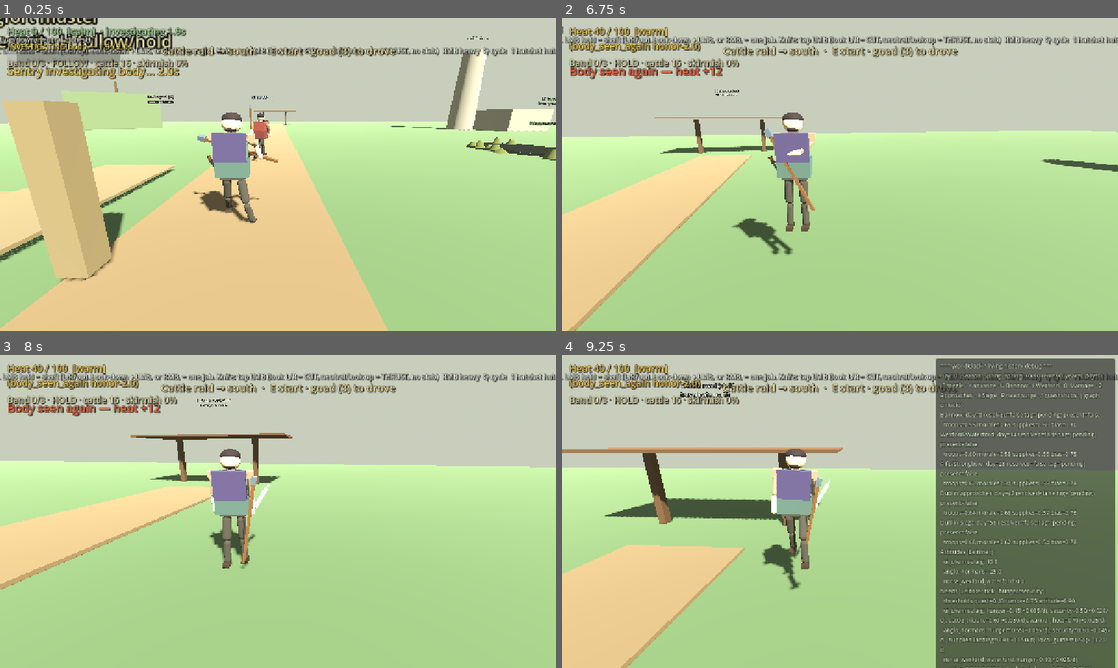
Above: before the commit, frames 1-4 (two rows, left to right).
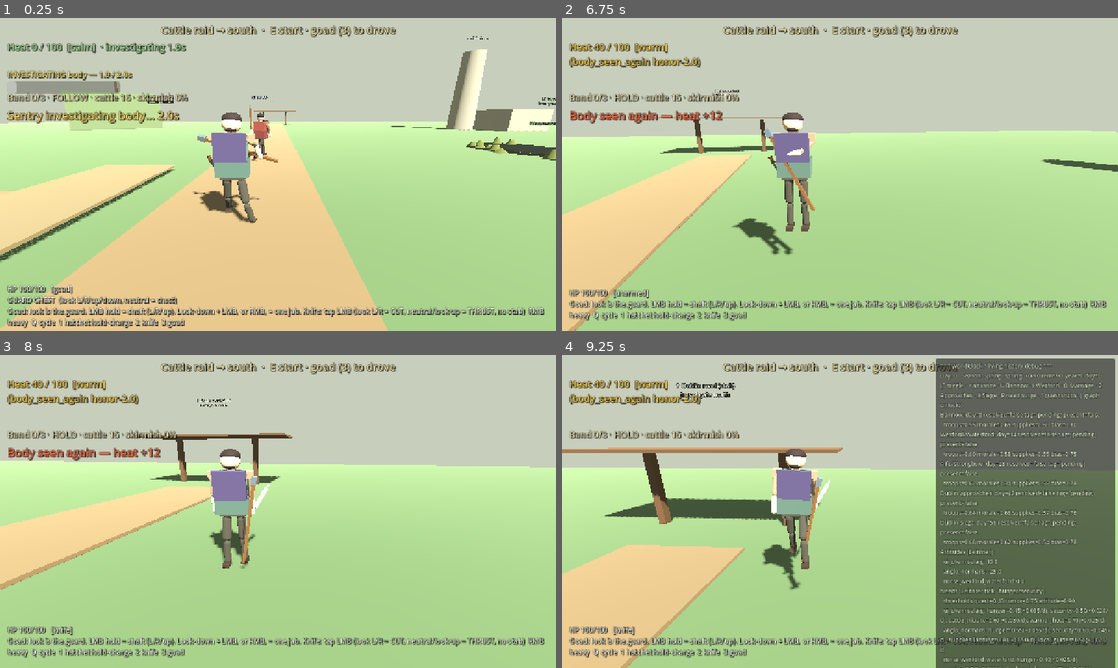
Above: after the commit, the same moments.

Repository: fortins4/devPlayground
Game: Godot game, scene res://scenes/main/main.tscn
The game is run twice, just before and just after one commit, with the same random seed, the same clock (stepped at 60 frames per second) and the same inputs.
Inputs (mouse positions are in pixels of both pictures, inside the frame that each line leads up to):
- Up to frame 1 (0.25 s): no input
- Up to frame 2 (6.75 s): tap Enter at 0.5 s; move the mouse to (867, 174) at 0.52 s; hold Right mouse button (attack_heavy) 0.53-1.28 s; hold W (move_forward) 0.53-5.78 s; click (867, 174) at 0.67 s; tap Space (jump) at 0.77, 1.52, 3.02, 3.77, 4.52, 6.02 s; move the mouse to (812, 174) at 1.27 s; click (812, 174) at 1.35 s; move the mouse to (851, 168) at 2.02 s; hold H (band_toggle) 2.03-2.78 s; move the mouse to (834, 180) at 2.77 s; tap Ctrl (crouch) at 2.85 s; click (834, 180) at 2.92 s; move the mouse to (878, 177) at 3.52 s; hold Q (cycle_weapon) 3.53-4.28 s; move the mouse to (795, 171) at 4.27 s; tap E (interact) at 4.35 s; move the mouse to (845, 174) at 5.02 s; hold Shift (sprint) 5.03-5.78 s; click (845, 174) at 5.17 s; move the mouse to (817, 168) at 5.77 s; hold D (move_right) 5.78-6.53 s; tap 3 (weapon_goad) at 5.85 s; move the mouse to (867, 174) at 6.52 s; hold W (move_forward) from 6.53 s (still down); hold 1 (weapon_hatchet) from 6.53 s (still down)
- Up to frame 3 (8 s): keep holding W (move_forward); tap Space (jump) at 6.77, 7.52 s; move the mouse to (250, 511) at 7.27 s; release 1 (weapon_hatchet) at 7.28 s; tap 2 (weapon_knife) at 7.35 s; click (250, 511) at 7.42 s
- Up to frame 4 (9.25 s): move the mouse to (851, 505) at 8.02 s; tap R at 8.1 s; move the mouse to (834, 517) at 8.77 s; release W (move_forward) at 8.78 s; hold A (move_left) from 8.78 s (still down); tap T at 8.85 s; tap Space (jump) at 9.02 s

The runs differ from the first frame. In frame 1, 18% of the frame differs, in the area x 0-100%, y 0-100%; in frame 2, 9.1%; in frame 3, 9.1%; in frame 4, 7.0%.

Commit message:
Main HUD layout: stack the top-left HUD, controls to the bottom, raid hint clear of heat
Layout only; wording and the 596942b legibility styling are unchanged.

- CattleRaidHUD RaidLabel: top strip y 8-44 (was 56-92) so it no longer sits on the heat
  label's second line.
- HeatTracker left column: HeatLabel (16,50) [two lines -> 115], InvestigateProgressLabel
  (16,116), InvestigateProgressBar (16,146), HeatBanner (16,204). CanvasLayer back to 20:
  the raid hint and heat column no longer share a row, so the 20->11 workaround is gone.
- BandHUD BandLabel: y 168-200 (was 88-120), between the investigate bar and the banner.
- RaidAlertLabel: top-right, right-aligned, offsets (-640,50)-(-16,84) (was top-wide 88-122).
- Bog Breath bar: top-right (-356,92)-(-16,146) (was centre-top 70-124), clear of the heat column.
- CombatHUD: anchored bottom-wide (offset_top -100, grows up, margins 16/0/16/10) with
  autowrap, like the opening HUD's controls line. It used to sit at the top, overflowing
  both screen edges and covering the heat / raid rows.
- RingfortSign Label3D + its Signpost: PathToRingfort local x 8.5 -> -4.0 (world about -1.5 -> -14),
  still on the path to the ringfort. At the spawn camera that world sign filled the top-left
  behind the HUD stack.

Diff:
--- a/scenes/main/main.tscn
+++ b/scenes/main/main.tscn
@@ -239,12 +239,12 @@
 surface_material_override/0 = SubResource("Mat_path")
 
 [node name="Signpost" type="MeshInstance3D" parent="PathToRingfort"]
-transform = Transform3D(1, 0, 0, 0, 1, 0, 0, 0, 1, 8.5, 0.9, 1.2)
+transform = Transform3D(1, 0, 0, 0, 1, 0, 0, 0, 1, -4.0, 0.9, 1.2)
 mesh = SubResource("BoxMesh_sign")
 surface_material_override/0 = SubResource("Mat_path")
 
 [node name="RingfortSign" type="Label3D" parent="PathToRingfort"]
-transform = Transform3D(1, 0, 0, 0, 1, 0, 0, 0, 1, 8.5, 2.4, 1.2)
+transform = Transform3D(1, 0, 0, 0, 1, 0, 0, 0, 1, -4.0, 2.4, 1.2)
 text = "← Ringfort muster
 Walk west · E recruit · H follow/hold"
 billboard = 1
--- a/scenes/ui/band_hud.tscn
+++ b/scenes/ui/band_hud.tscn
@@ -18,9 +18,9 @@
 [node name="BandLabel" type="Label" parent="Root"]
 layout_mode = 0
 offset_left = 16.0
-offset_top = 88.0
+offset_top = 168.0
 offset_right = 520.0
-offset_bottom = 120.0
+offset_bottom = 200.0
 theme_override_colors/font_color = Color(0.9, 0.85, 0.65, 1)
 theme_override_colors/font_outline_color = Color(0.05, 0.05, 0.04, 0.9)
 theme_override_colors/font_shadow_color = Color(0, 0, 0, 0.75)
--- a/scenes/ui/cattle_raid_hud.tscn
+++ b/scenes/ui/cattle_raid_hud.tscn
@@ -20,9 +20,9 @@
 anchors_preset = 10
 anchor_right = 1.0
 offset_left = 16.0
-offset_top = 56.0
+offset_top = 8.0
 offset_right = -16.0
-offset_bottom = 92.0
+offset_bottom = 44.0
 theme_override_colors/font_color = Color(0.92, 0.86, 0.62, 1)
 theme_override_colors/font_outline_color = Color(0.05, 0.05, 0.04, 0.9)
 theme_override_colors/font_shadow_color = Color(0, 0, 0, 0.75)
--- a/scenes/ui/combat_hud.tscn
+++ b/scenes/ui/combat_hud.tscn
@@ -7,15 +7,17 @@
 script = ExtResource("1_hud")
 
 [node name="Margin" type="MarginContainer" parent="."]
-anchors_preset = 15
+anchors_preset = 12
+anchor_top = 1.0
 anchor_right = 1.0
 anchor_bottom = 1.0
+offset_top = -100.0
 grow_horizontal = 2
-grow_vertical = 2
+grow_vertical = 0
 theme_override_constants/margin_left = 16
-theme_override_constants/margin_top = 12
+theme_override_constants/margin_top = 0
 theme_override_constants/margin_right = 16
-theme_override_constants/margin_bottom = 12
+theme_override_constants/margin_bottom = 10
 
 [node name="Label" type="Label" parent="Margin"]
 layout_mode = 2
@@ -28,3 +30,4 @@
 theme_override_constants/outline_size = 2
 theme_override_font_sizes/font_size = 16
 text = "HP --/--   [hatchet]"
+autowrap_mode = 3
--- a/scripts/characters/player/player_bog_submerge.gd
+++ b/scripts/characters/player/player_bog_submerge.gd
@@ -587,11 +587,12 @@
 	add_child(_hud)
 	_hud_root = Control.new()
 	_hud_root.name = "Breath"
-	_hud_root.set_anchors_preset(Control.PRESET_CENTER_TOP)
-	_hud_root.offset_left = -170.0
-	_hud_root.offset_right = 170.0
-	_hud_root.offset_top = 70.0
-	_hud_root.offset_bottom = 124.0
+	# Top-right under the raid alert line; the left column belongs to heat / band.
+	_hud_root.set_anchors_preset(Control.PRESET_TOP_RIGHT)
+	_hud_root.offset_left = -356.0
+	_hud_root.offset_right = -16.0
+	_hud_root.offset_top = 92.0
+	_hud_root.offset_bottom = 146.0
 	_hud_root.mouse_filter = Control.MOUSE_FILTER_IGNORE
 	_hud_root.visible = false
 	_hud.add_child(_hud_root)
--- a/scripts/ui/cattle_raid_hud.gd
+++ b/scripts/ui/cattle_raid_hud.gd
@@ -153,7 +153,7 @@
 	_alert_label = Label.new()
 	_alert_label.name = "RaidAlertLabel"
 	_alert_label.visible = false
-	_alert_label.horizontal_alignment = HORIZONTAL_ALIGNMENT_CENTER
+	_alert_label.horizontal_alignment = HORIZONTAL_ALIGNMENT_RIGHT
 	# Same legibility treatment as the raid hint: 24 px, thin 3 px outline + drop shadow so digits
 	# keep their open shapes (a thick outline filled "(3)" in until it read as "(5)").
 	_alert_label.add_theme_font_size_override("font_size", 24)
@@ -162,11 +162,12 @@
 	_alert_label.add_theme_color_override("font_shadow_color", Color(0.0, 0.0, 0.0, 0.75))
 	_alert_label.add_theme_constant_override("shadow_offset_x", 2)
 	_alert_label.add_theme_constant_override("shadow_offset_y", 2)
-	_alert_label.set_anchors_preset(Control.PRESET_TOP_WIDE)
-	_alert_label.offset_left = 16.0
-	_alert_label.offset_top = 88.0
+	# Top-right, under the raid hint strip, clear of the heat column on the left.
+	_alert_label.set_anchors_preset(Control.PRESET_TOP_RIGHT)
+	_alert_label.offset_left = -640.0
+	_alert_label.offset_top = 50.0
 	_alert_label.offset_right = -16.0
-	_alert_label.offset_bottom = 122.0
+	_alert_label.offset_bottom = 84.0
 	root.add_child(_alert_label)
 
 
--- a/systems/stealth/heat_tracker.gd
+++ b/systems/stealth/heat_tracker.gd
@@ -424,19 +424,19 @@
 func _ensure_hud() -> void:
 	var layer := CanvasLayer.new()
 	layer.name = "HeatHUDLayer"
-	# Under the cattle-raid HUD (12): the heat column's second line sits on the raid hint's row,
-	# and the hint ("Goad (3) ...") must stay on top to read. Still above combat (10) / band (8).
-	layer.layer = 11
+	# Top-left stack (raid hint owns the y 8-44 strip above it): heat 50 (two lines -> 112),
+	# investigate 116 + bar 146, band 168, banner 204. Raid alert / breath sit top-right.
+	layer.layer = 20
 	add_child(layer)
 	_hud_label = Label.new()
 	_hud_label.name = "HeatLabel"
-	_hud_label.position = Vector2(16, 14)
+	_hud_label.position = Vector2(16, 50)
 	_hud_label.add_theme_font_size_override("font_size", 22)
 	_legible(_hud_label, 3)
 	layer.add_child(_hud_label)
 	_progress_label = Label.new()
 	_progress_label.name = "InvestigateProgressLabel"
-	_progress_label.position = Vector2(16, 52)
+	_progress_label.position = Vector2(16, 116)
 	_progress_label.add_theme_font_size_override("font_size", 18)
 	_progress_label.add_theme_color_override("font_color", Color(0.95, 0.85, 0.35))
 	_legible(_progress_label, 2)
@@ -444,7 +444,7 @@
 	layer.add_child(_progress_label)
 	_progress_bar = ProgressBar.new()
 	_progress_bar.name = "InvestigateProgressBar"
-	_progress_bar.position = Vector2(16, 76)
+	_progress_bar.position = Vector2(16, 146)
 	_progress_bar.custom_minimum_size = Vector2(260, 16)
 	_progress_bar.size = Vector2(260, 16)
 	_progress_bar.max_value = 1.0
@@ -454,7 +454,7 @@
 	layer.add_child(_progress_bar)
 	_banner = Label.new()
 	_banner.name = "HeatBanner"
-	_banner.position = Vector2(16, 102)
+	_banner.position = Vector2(16, 204)
 	_banner.add_theme_font_size_override("font_size", 26)
 	_legible(_banner, 3)
 	_banner.visible = false
